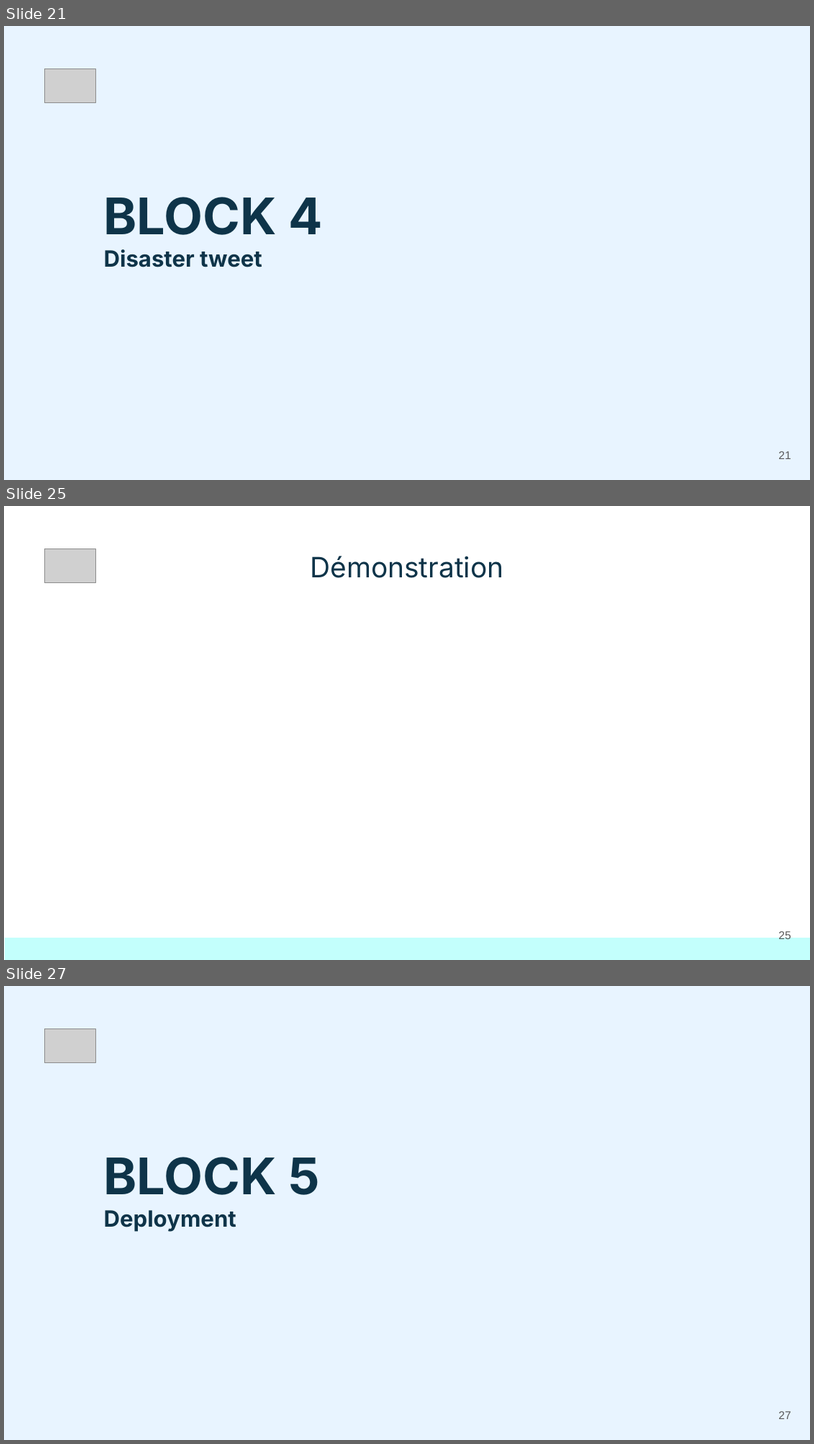
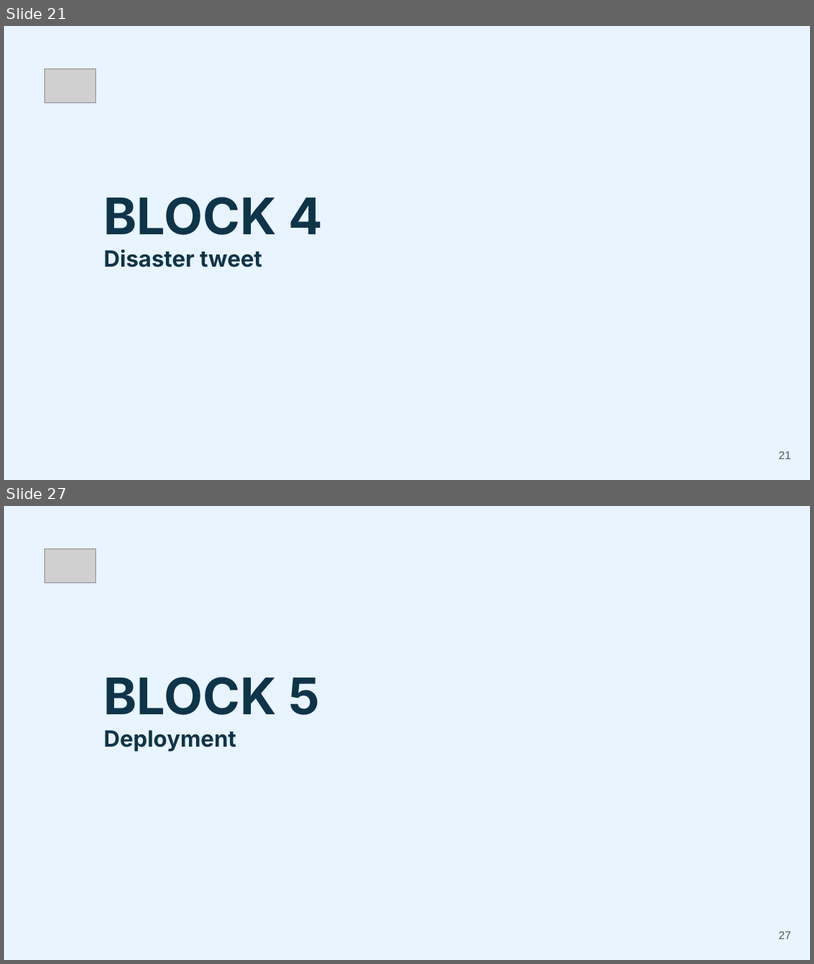
Before and after one commit to MKrouma/Jedha_Presentation, a slide deck: Jedha_certification.pptx. Shown one above the other, each under a label of ours: slides 21, 25 and 27 before the commit, slides 21 and 27 after it; the slides between them are not shown. The pictures are 814x1444 and 814x964 pixels, drawn with LibreOffice and Linux fonts; fonts in the diff are those of the drawing; grey boxes stand for pictures. Boxes give left, top, right and bottom in pixels: in the first picture for what was removed or moved away, otherwise in the second. Text is boxed around its words. In the diff, an @@ line names an element or a change of style, - is before the commit and + after.

```diff
--- a/Jedha_certification.pptx
+++ b/Jedha_certification.pptx
@@ slide 25 removed at box(4, 506, 810, 960), background #FFFFFF @@
@@ picture removed at box(45, 548, 96, 582) @@
@@ title removed at box(311, 556, 504, 578) @@
-Démonstration
@@ rectangle removed at box(5, 937, 810, 959) @@
@@ page number removed at box(779, 929, 791, 939) @@
-25
```
Also in this commit, not shown: 2 slides changed, 4 slides added, 3 other slides removed.
